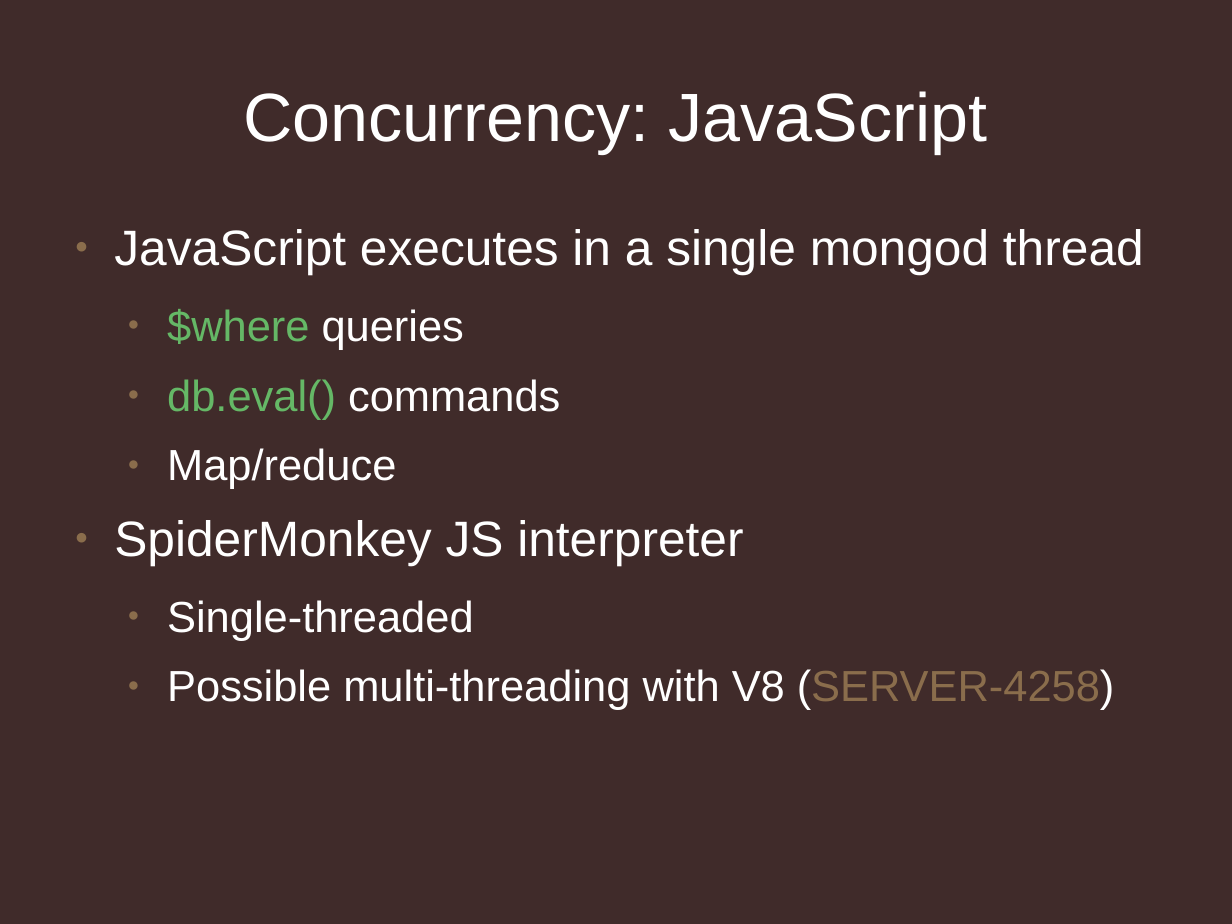
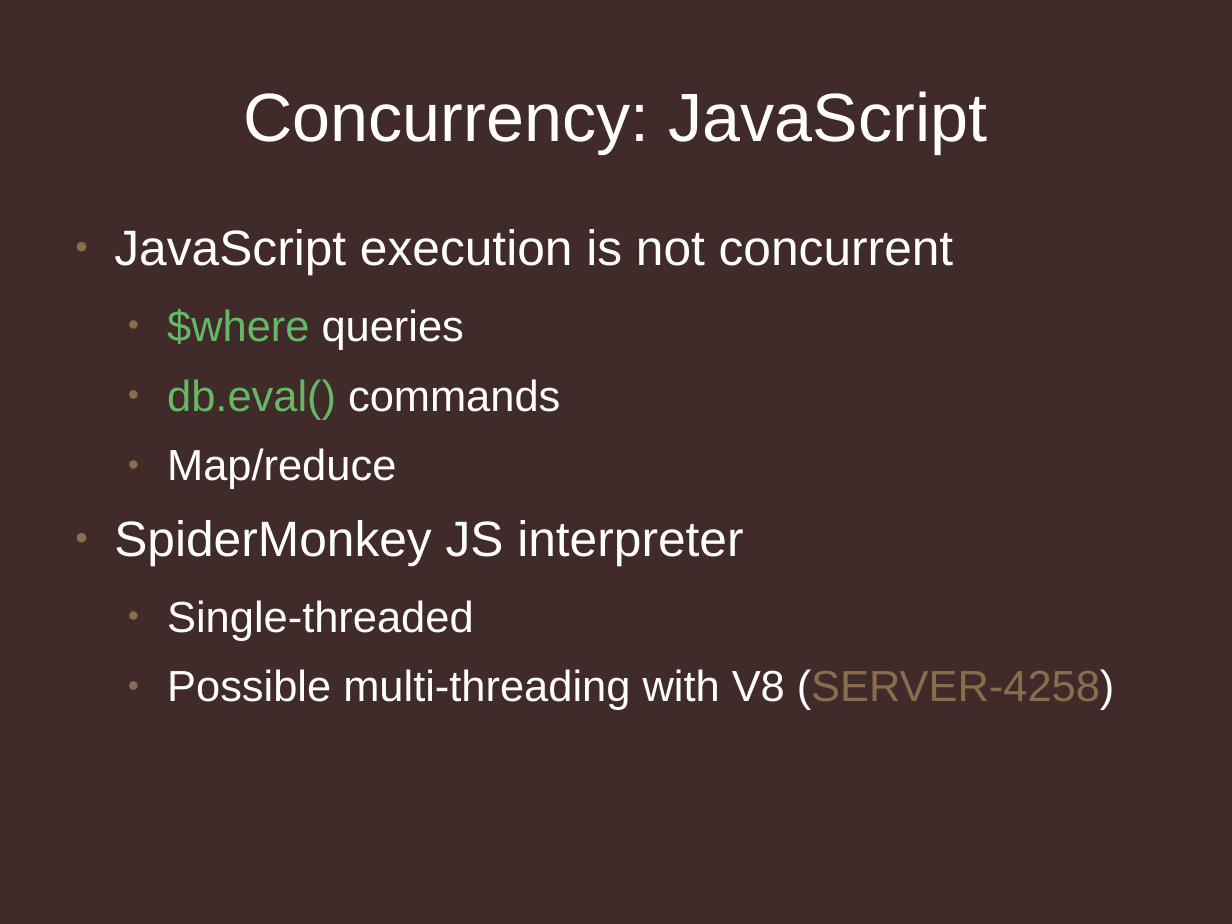
Before and after one commit to jmikola/slides, a slide deck: slide 10 of 20120607-symfony_live/mongodb/using_mongodb_responsibly.odp. Drawn at 1232x924 pixels with LibreOffice and Linux fonts; fonts in the diff are those of the drawing; background and template pictures are left out. Boxes give left, top, right and bottom in pixels: in the first picture for what was removed or moved away, otherwise in the second. Text is boxed around its words. In the diff, an @@ line names an element or a change of style, - is before the commit and + after.

Commit message:
Feedback corrections on MongoDB slides

```diff
--- a/20120607-symfony_live/mongodb/using_mongodb_responsibly.odp
+++ b/20120607-symfony_live/mongodb/using_mongodb_responsibly.odp
@@ text at (114,229,954,275): text changed @@
-● JavaScript executes in a single mongod thread
+● JavaScript execution is not concurrent
```
Also in this commit, not shown: 10 other slides changed, 1 other file.
